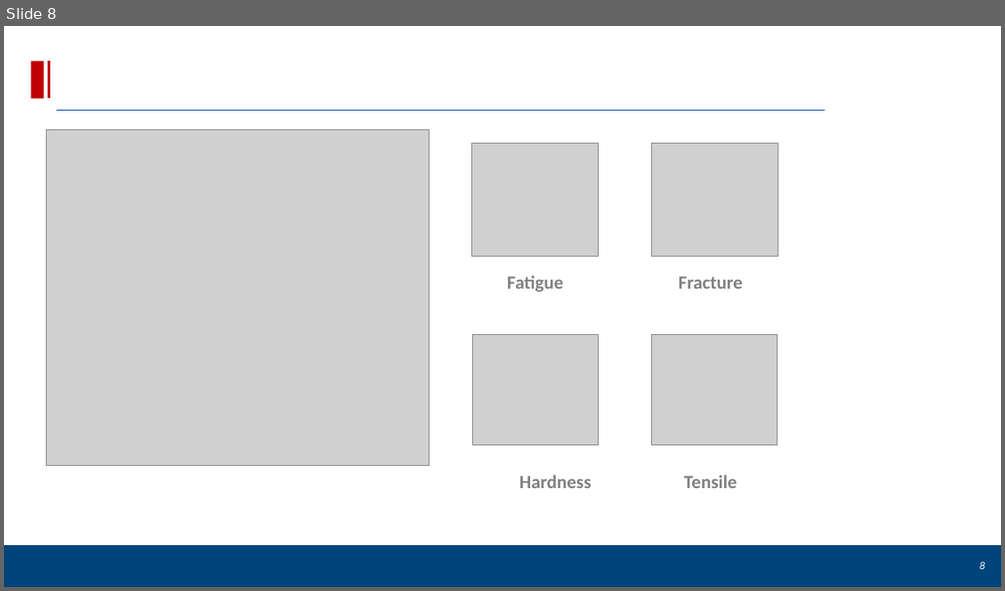
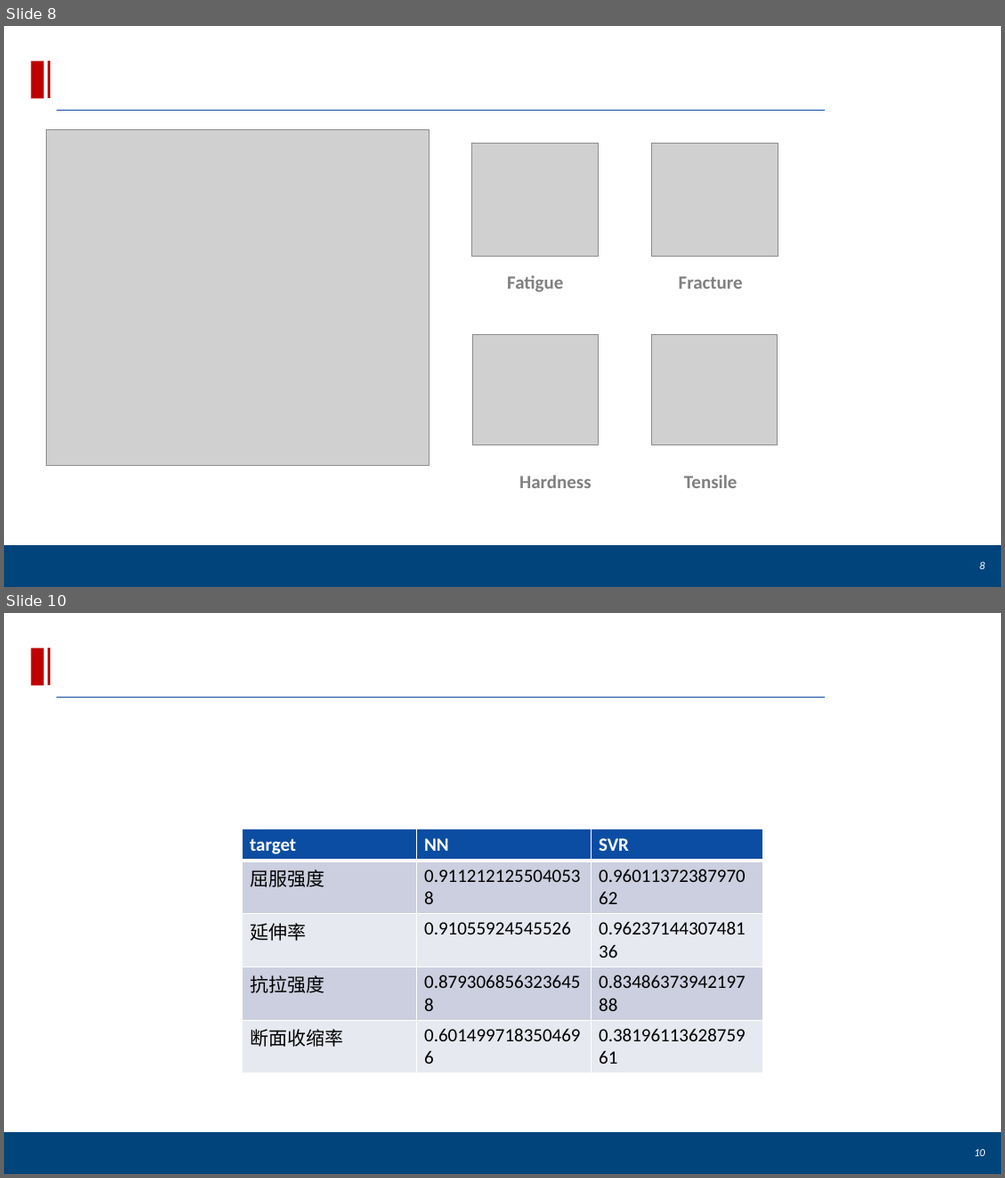
Before and after one commit to yuyouyu32/2021-Note, a slide deck: 2021_Reports/Lab_Report/2021-12-3/2021-12-3.pptx. Shown one above the other, each under a label of ours: slide 8 before the commit, slides 8 and 10 after it; the slides between them are not shown. The pictures are 1005x591 and 1005x1178 pixels, drawn with LibreOffice and Linux fonts; fonts in the diff are those of the drawing; grey boxes stand for pictures; background and template pictures are left out. Boxes give left, top, right and bottom in pixels: in the first picture for what was removed or moved away, otherwise in the second. Text is boxed around its words. In the diff, an @@ line names an element or a change of style, - is before the commit and + after.

```diff
--- a/2021_Reports/Lab_Report/2021-12-3/2021-12-3.pptx
+++ b/2021_Reports/Lab_Report/2021-12-3/2021-12-3.pptx
@@ slide 10 added at (x1=4, y1=613, x2=1001, y2=1174), background #FFFFFF; not listed: 4 template elements that a slide beside it also shows @@
@@ table added at (x1=243, y1=829, x2=762, y2=1050), 5 rows, 3 columns @@
+target | NN | SVR
+屈服强度 | 0.9112121255040538 | 0.9601137238797062
+延伸率 | 0.91055924545526 | 0.9623714430748136
+抗拉强度 | 0.8793068563236458 | 0.8348637394219788
+断面收缩率 | 0.6014997183504696 | 0.3819611362875961
@@ page number added at (x1=974, y1=1149, x2=985, y2=1156), 10.5 pt, text #FFFFFF, italic @@
+10
```
Also in this commit, not shown: 1 slide changed, 1 other slide added.
